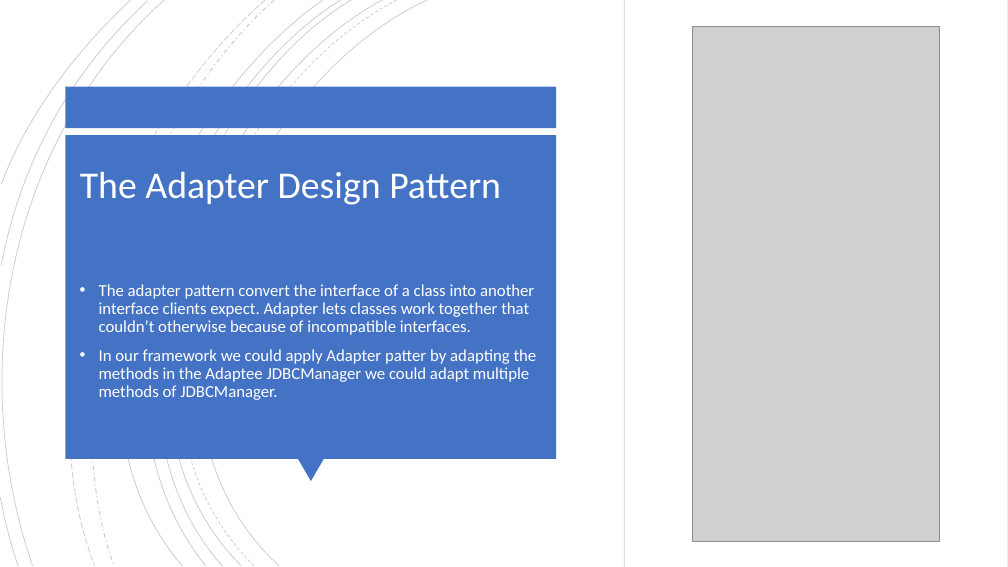
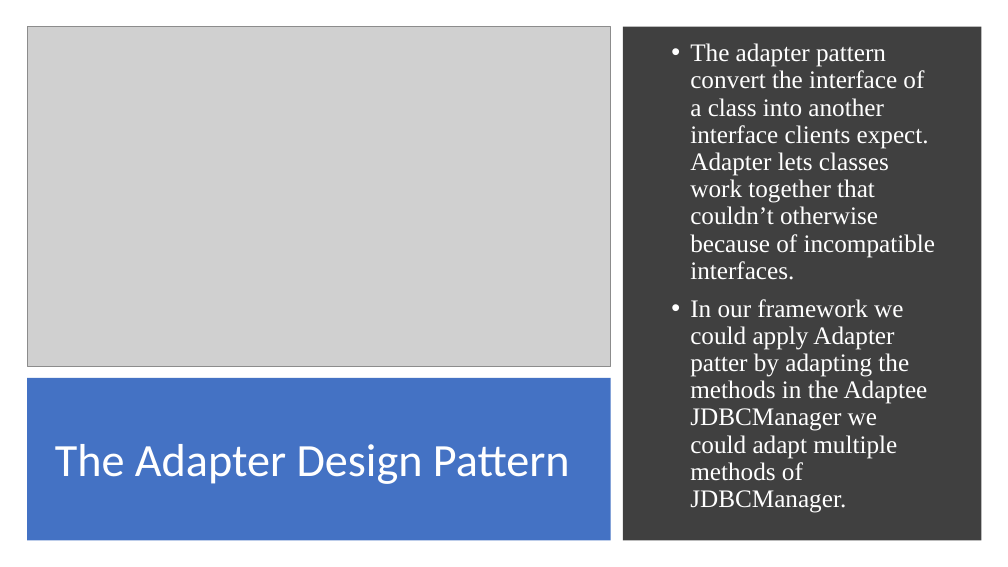
Before and after one commit to asdprojectlibrary/FrameworkLibraryProject, a slide deck: slide 8 of New Microsoft PowerPoint Presentation1.pptx (slide 7 before the commit). Drawn at 1008x567 pixels with LibreOffice and Linux fonts; fonts in the diff are those of the drawing; grey boxes stand for pictures. Boxes give left, top, right and bottom in pixels: in the first picture for what was removed or moved away, otherwise in the second. Text is boxed around its words. In the diff, an @@ line names an element or a change of style, - is before the commit and + after.

Commit message:
updated

```diff
--- a/New Microsoft PowerPoint Presentation1.pptx
+++ b/New Microsoft PowerPoint Presentation1.pptx
@@ group removed at (x1=0, y1=0, x2=1006, y2=567): 15 freeform shapes @@
@@ picture added at (x1=27, y1=26, x2=611, y2=366) @@
@@ rectangle resized from (x1=625, y1=0, x2=1008, y2=567) to (x1=623, y1=26, x2=982, y2=541) @@
@@ rectangle at (x1=623, y1=26, x2=982, y2=541): fill #FFFFFF to #404040; outline #000000 0.75 pt to none @@
@@ picture removed at (x1=693, y1=26, x2=940, y2=541) @@
@@ rectangle removed at (x1=66, y1=87, x2=557, y2=129) @@
@@ text "The adapter pattern convert the ..." moved from (x1=99, y1=284, x2=537, y2=400) to (x1=690, y1=70, x2=935, y2=481) @@
@@ text "The adapter pattern convert the ..." at (x1=690, y1=70, x2=935, y2=481): size 16 to 24 pt, font Calibri to Times New Roman, text colour #FFFFFE to #FFFFFF @@
@@ rectangle resized from (x1=66, y1=135, x2=557, y2=459) to (x1=27, y1=378, x2=611, y2=541) @@
@@ title "The Adapter Design Pattern" moved from (x1=80, y1=171, x2=501, y2=205) to (x1=55, y1=444, x2=570, y2=484) @@
@@ title "The Adapter Design Pattern" at (x1=55, y1=444, x2=570, y2=484): size 36 to 44 pt; alignment left to right @@
@@ triangle removed at (x1=298, y1=459, x2=324, y2=482) @@
```
Also in this commit, not shown: 5 other slides changed, 2 slides added, 2 slides removed.
